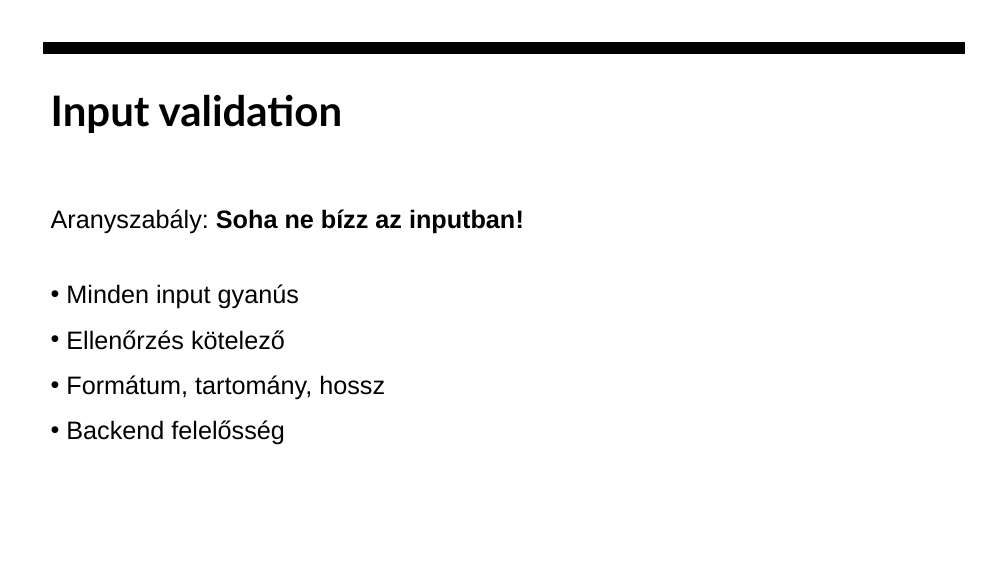
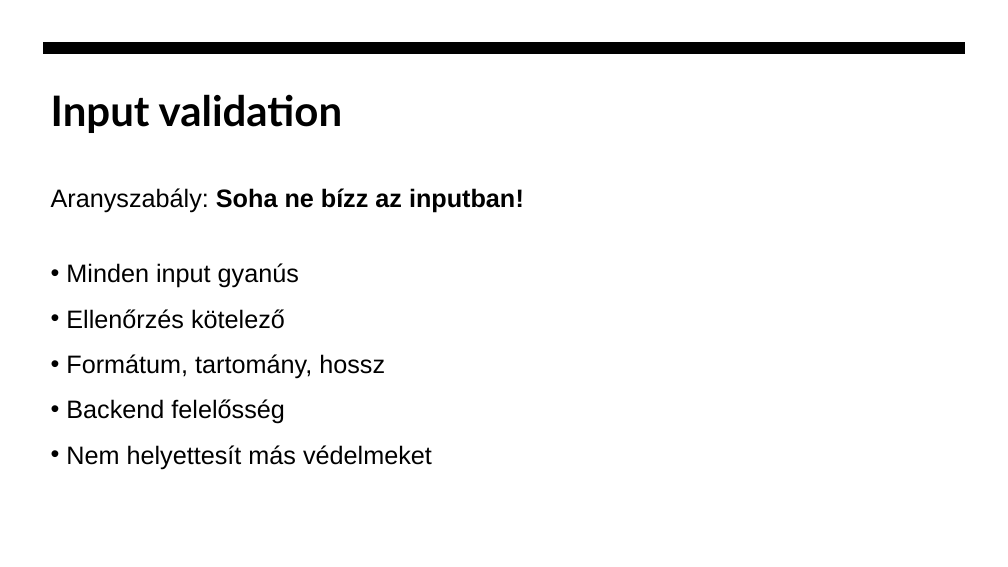
Before and after one commit to zbalogh/oe-internetes-alkalmazasok, a slide deck: slide 14 of 11/11_eloadas_webbiztonsag_alapjai.pptx. Drawn at 1008x567 pixels with LibreOffice and Linux fonts; fonts in the diff are those of the drawing. Boxes give left, top, right and bottom in pixels: in the first picture for what was removed or moved away, otherwise in the second. Text is boxed around its words. In the diff, an @@ line names an element or a change of style, - is before the commit and + after.

```diff
--- a/11/11_eloadas_webbiztonsag_alapjai.pptx
+++ b/11/11_eloadas_webbiztonsag_alapjai.pptx
@@ text "Aranyszabály: Soha ne bízz az ...": place and size @@
-text "Aranyszabály: Soha ne bízz az ..." at (51,209,524,445)
+text "Aranyszabály: Soha ne bízz az ..." at (51,188,524,469)
@@ text at (66,445,432,469): paragraph added @@
+• Nem helyettesít más védelmeket
```
Also in this commit, not shown: 3 other slides changed, 1 other file.
